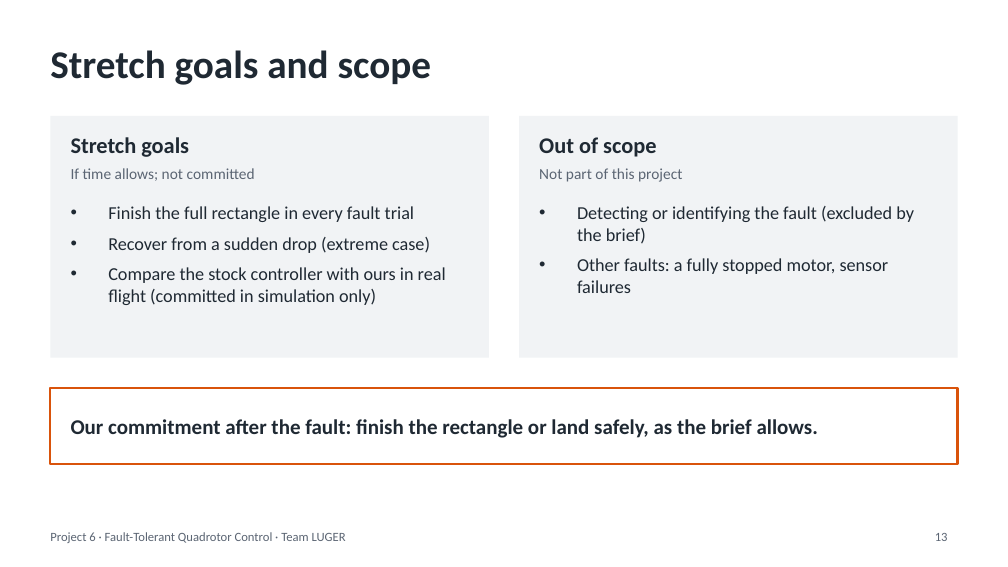
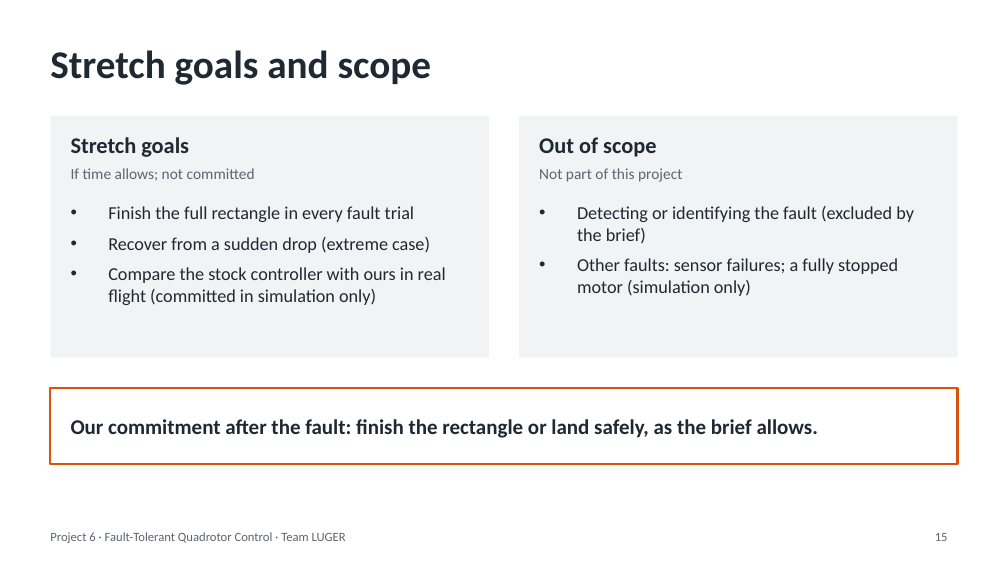
Before and after one commit to Pavaneswar6699/UAV_FAULT_TOLERANT_QUADROTOR_CONTROL, a slide deck: slide 15 of Fault-Tolerant Quadrotor Control - Crazyflie.pptx (slide 13 before the commit). Drawn at 1008x567 pixels with LibreOffice and Linux fonts; fonts in the diff are those of the drawing. Boxes give left, top, right and bottom in pixels: in the first picture for what was removed or moved away, otherwise in the second. Text is boxed around its words. In the diff, an @@ line names an element or a change of style, - is before the commit and + after.

```diff
--- a/Fault-Tolerant Quadrotor Control - Crazyflie.pptx
+++ b/Fault-Tolerant Quadrotor Control - Crazyflie.pptx
@@ text at <box>577,258,898,296</box>: text changed @@
-• Other faults: a fully stopped motor, sensor failures
+• Other faults: sensor failures; a fully stopped motor (simulation only)
```
Also in this commit, not shown: 6 other slides changed, 2 slides added.
